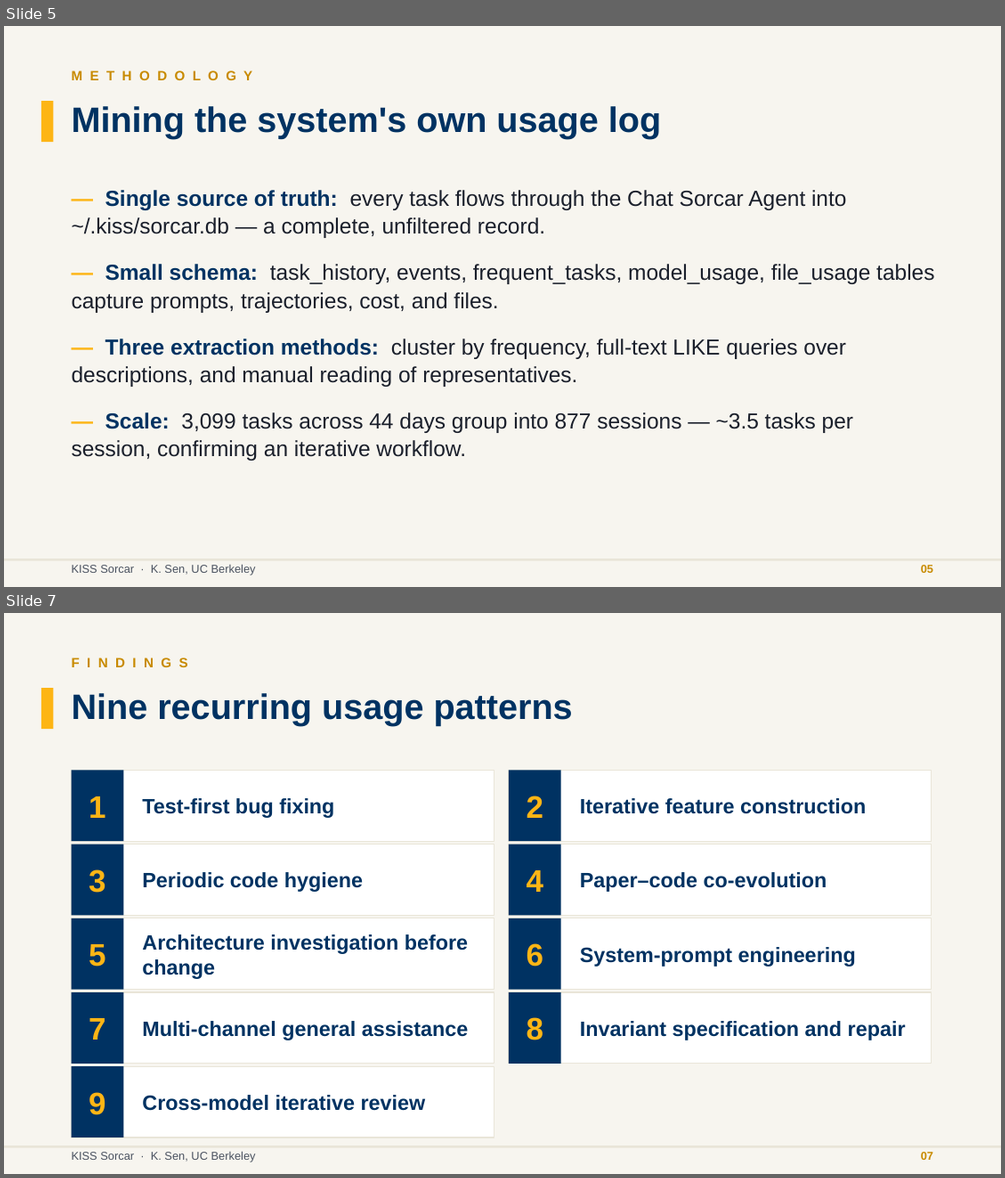
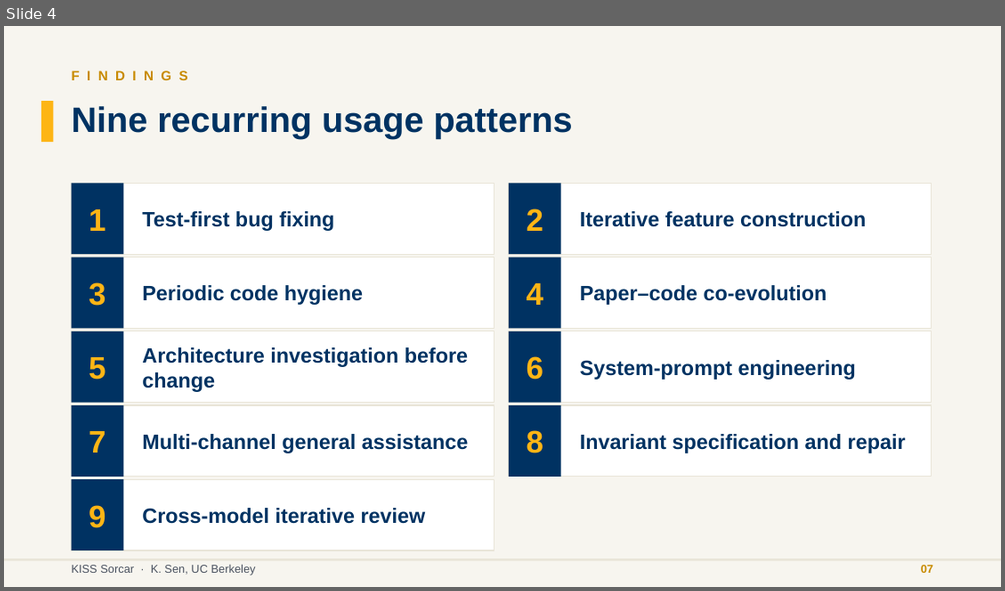
Before and after one commit to ksenxx/kiss_ai, a slide deck: papers/sekisssorcar/se_kiss_sorcar_slides.pptx. Shown one above the other, each under a label of ours: slides 5 and 7 before the commit, slide 4 after it; the slides between them are not shown. The pictures are 1005x1178 and 1005x591 pixels, drawn with LibreOffice and Linux fonts; fonts in the diff are those of the drawing. Boxes give left, top, right and bottom in pixels: in the first picture for what was removed or moved away, otherwise in the second. Text is boxed around its words. In the diff, an @@ line names an element or a change of style, - is before the commit and + after.

Commit message:
docs: update SE KISS SORCAR slides

```diff
--- a/papers/sekisssorcar/se_kiss_sorcar_slides.pptx
+++ b/papers/sekisssorcar/se_kiss_sorcar_slides.pptx
@@ slide 5 removed at <box>4,26,1001,587</box>, background #F7F5EF @@
@@ text removed at <box>72,70,252,80</box> @@
-M E T H O D O L O G Y
@@ rectangle removed at <box>41,101,53,142</box> @@
@@ text removed at <box>72,106,661,139</box> @@
-Mining the system's own usage log
@@ text removed at <box>72,190,934,460</box> @@
-— Single source of truth: every task flows through the Chat Sorcar Agent into ~/.kiss/sorcar.db — a complete, unfiltered record.
-— Small schema: task_history, events, frequent_tasks, model_usage, file_usage tables capture prompts, trajectories, cost, and files.
-— Three extraction methods: cluster by frequency, full-text LIKE queries over descriptions, and manual reading of representatives.
-— Scale: 3,099 tasks across 44 days group into 877 sessions — ~3.5 tasks per session, confirming an iterative workflow.
@@ rectangle removed at <box>4,558,1001,561</box> @@
@@ text removed at <box>72,564,256,575</box> @@
-KISS Sorcar · K. Sen, UC Berkeley
@@ text removed at <box>921,564,933,575</box> @@
-05
@@ what was slide 7 is now slide 4 @@
```
Also in this commit, not shown: 7 slides changed, 1 slide added, 7 other slides removed.
